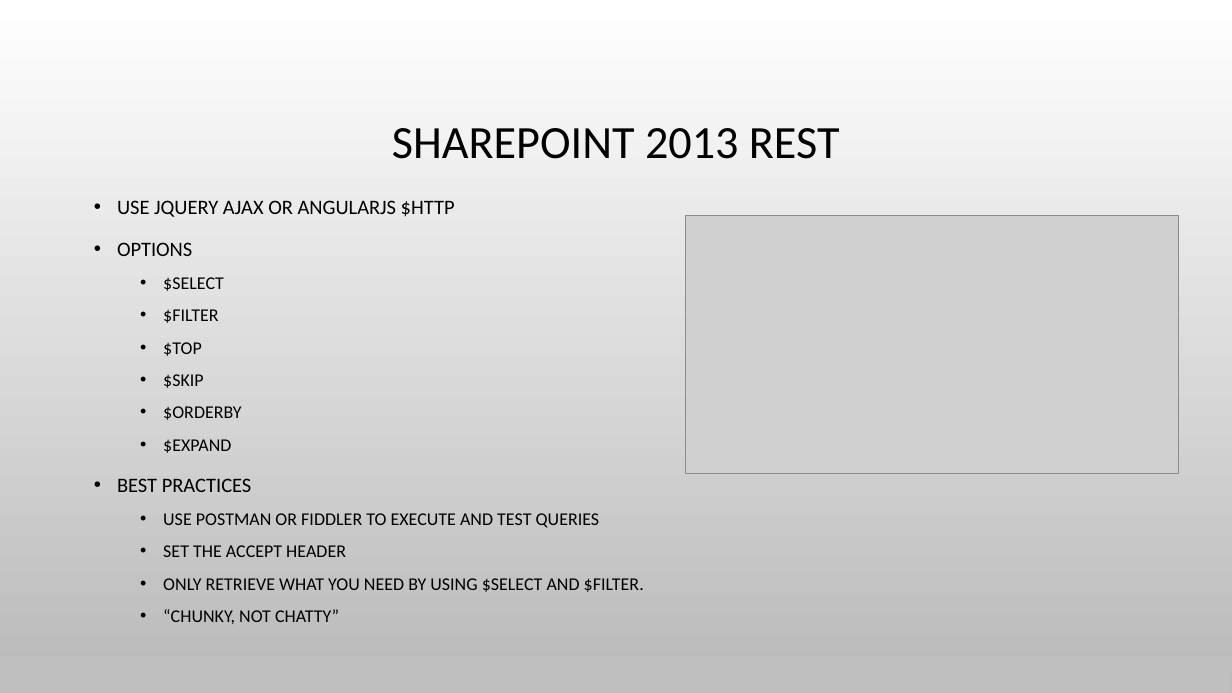
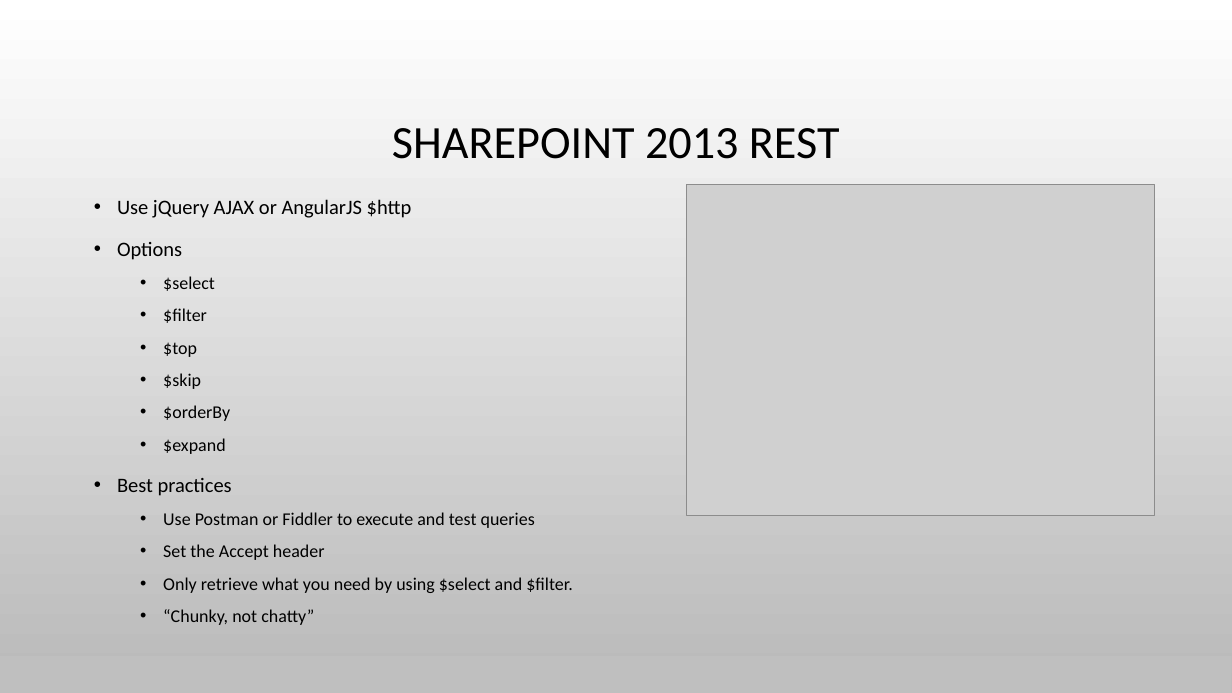
Before and after one commit to spietrek/spsdc2015, a slide deck: slide 25 of Building SPAs in SharePoint Using AngularJS.pptx (slide 17 before the commit). Drawn at 1232x693 pixels with LibreOffice and Linux fonts; fonts in the diff are those of the drawing; grey boxes stand for pictures; background and template pictures are left out. Boxes give left, top, right and bottom in pixels: in the first picture for what was removed or moved away, otherwise in the second. Text is boxed around its words. In the diff, an @@ line names an element or a change of style, - is before the commit and + after.

```diff
--- a/Building SPAs in SharePoint Using AngularJS.pptx
+++ b/Building SPAs in SharePoint Using AngularJS.pptx
@@ text at bbox=[117, 199, 573, 625]: text changed @@
-• USE JQUERY AJAX OR ANGULARJS $HTTP
-• OPTIONS
-  • $SELECT
-  • $FILTER
-  • $TOP
-  • $SKIP
-  • $ORDERBY
-  • $EXPAND
-• BEST PRACTICES
-  • USE POSTMAN OR FIDDLER TO EXECUTE AND TEST QUERIES
-  • SET THE ACCEPT HEADER
-  • ONLY RETRIEVE WHAT YOU NEED BY USING $SELECT AND $FILTER.
-  • “CHUNKY, NOT CHATTY”
+• Use jQuery AJAX or AngularJS $http
+• Options
+  • $select
+  • $filter
+  • $top
+  • $skip
+  • $orderBy
+  • $expand
+• Best practices
+  • Use Postman or Fiddler to execute and test queries
+  • Set the Accept header
+  • Only retrieve what you need by using $select and $filter.
+  • “Chunky, not chatty”
@@ picture: place and size @@
-picture at bbox=[686, 215, 1178, 473]
+picture at bbox=[687, 185, 1155, 517]
```
Also in this commit, not shown: 14 other slides changed, 9 slides added, 3 slides removed.
